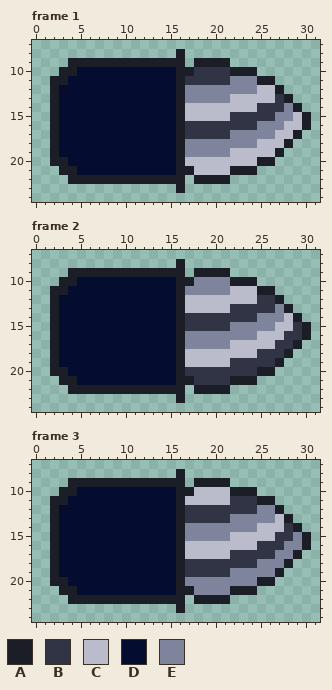
File history of a pixel-art file, Assets/_Project/Art/Aseprite/Drill.aseprite. The picture above is the old version.
32x32 pixels, 3 frames. Shown: frame 1: x 0..31, y 7..24; frame 2: x 0..31, y 7..24; frame 3: x 0..31, y 7..24.
Visible layers, top first: "Body", "Layer 4", "Drillhead".
Palette (. is transparent): A #1c1e27  B #303445  C #babccb  D #040c30  E #7e849c
Pixels before, frame 1, first column x 2:
 8 ..............A..............
 9 ..AAAAAAAAAAAAA.AAAA.........
10 .AADDDDDDDDDDDAABBBBAAA......
11 AADDDDDDDDDDDDABBBBBEEEAA....
12 ADDDDDDDDDDDDDAEEEEEEEECCA...
13 ADDDDDDDDDDDDDAEEEEECCCCCBA..
14 ADDDDDDDDDDDDDACCCCCCCCBBBEA.
15 ADDDDDDDDDDDDDACCCCCBBBBBEECA
16 ADDDDDDDDDDDDDABBBBBBBBEEECCA
17 ADDDDDDDDDDDDDABBBBBEEEEECCA.
18 ADDDDDDDDDDDDDAEEEEEEEECCCA..
19 ADDDDDDDDDDDDDAEEEEECCCCCA...
20 AADDDDDDDDDDDDACCCCCCCCAA....
21 .AADDDDDDDDDDDAACCCCAAA......
22 ..AAAAAAAAAAAAA.AAAA.........
23 ..............A..............
Pixels before, frame 2, first column x 2:
 8 ..............A..............
 9 ..AAAAAAAAAAAAA.AAAA.........
10 .AADDDDDDDDDDDAAEEEEAAA......
11 AADDDDDDDDDDDDAEEEEECCCAA....
12 ADDDDDDDDDDDDDACCCCCCCCBBA...
13 ADDDDDDDDDDDDDACCCCCBBBBBEA..
14 ADDDDDDDDDDDDDABBBBBBBBEEECA.
15 ADDDDDDDDDDDDDABBBBBEEEEECCBA
16 ADDDDDDDDDDDDDAEEEEEEEECCCBBA
17 ADDDDDDDDDDDDDAEEEEECCCCCBBA.
18 ADDDDDDDDDDDDDACCCCCCCCBBBA..
19 ADDDDDDDDDDDDDACCCCCBBBBBA...
20 AADDDDDDDDDDDDABBBBBBBBAA....
21 .AADDDDDDDDDDDAABBBBAAA......
22 ..AAAAAAAAAAAAA.AAAA.........
23 ..............A..............
Pixels before, frame 3, first column x 2:
 8 ..............A..............
 9 ..AAAAAAAAAAAAA.AAAA.........
10 .AADDDDDDDDDDDAACCCCAAA......
11 AADDDDDDDDDDDDACCCCCBBBAA....
12 ADDDDDDDDDDDDDABBBBBBBBEEA...
13 ADDDDDDDDDDDDDABBBBBEEEEECA..
14 ADDDDDDDDDDDDDAEEEEEEEECCCBA.
15 ADDDDDDDDDDDDDAEEEEECCCCCBBEA
16 ADDDDDDDDDDDDDACCCCCCCCBBBEEA
17 ADDDDDDDDDDDDDACCCCCBBBBBEEA.
18 ADDDDDDDDDDDDDABBBBBBBBEEEA..
19 ADDDDDDDDDDDDDABBBBBEEEEEA...
20 AADDDDDDDDDDDDAEEEEEEEEAA....
21 .AADDDDDDDDDDDAAEEEEAAA......
22 ..AAAAAAAAAAAAA.AAAA.........
23 ..............A..............
After the commit:
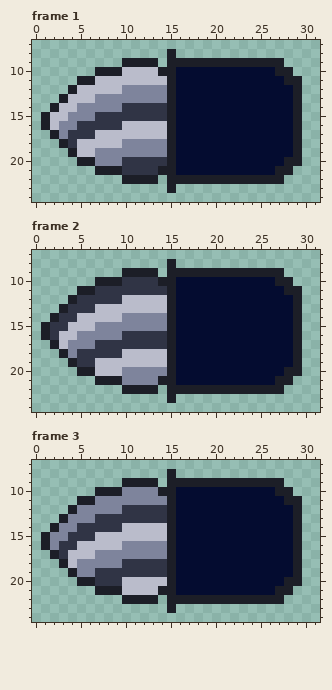
Changes in this commit:
Changed rows in their new state; - is an unchanged pixel.
Frame 1, layers "Body", "Layer 4":
first column x 1:
 8 --------------A.--------------
 9 ---......----.--A----AAAAAA---
10 --....AAACCCCAADDDDDDDDDDDAA--
11 -...AACCCCCCCCADDDDDDDDDDDDAA-
12 -..ACCCCCEEEEEADDDDDDDDDDDDDA-
13 -.ACCCEEEEEEEEADDDDDDDDDDDDDA-
14 --CCEEEEEBBBBBADDDDDDDDDDDDD--
15 ACCEEEBBBBBBBBADDDDDDDDDDDDDA.
16 ACEEBBBBBCCCCCADDDDDDDDDDDDDA.
17 --EBBBCCCCCCCCADDDDDDDDDDDDD--
18 -.ABCCCCCEEEEEADDDDDDDDDDDDDA-
19 -..ACCEEEEEEEEADDDDDDDDDDDDDA-
20 -...AAEEEBBBBBADDDDDDDDDDDDAA-
21 --....AAABBBBAADDDDDDDDDDDAA--
22 ---......----.--A----AAAAAA---
23 --------------A.--------------
Frame 2, layers "Body", "Layer 4":
first column x 1:
 8 --------------A.--------------
 9 ---......----.--A----AAAAAA---
10 --....AAABBBBAADDDDDDDDDDDAA--
11 -...AABBBBBBBBADDDDDDDDDDDDAA-
12 -..ABBBBBCCCCCADDDDDDDDDDDDDA-
13 -.ABBBCCCCCCCCADDDDDDDDDDDDDA-
14 --BBCCCCCEEEEEADDDDDDDDDDDDD--
15 ABBCCCEEEEEEEEADDDDDDDDDDDDDA.
16 ABCCEEEEEBBBBBADDDDDDDDDDDDDA.
17 --CEEEBBBBBBBBADDDDDDDDDDDDD--
18 -.AEBBBBBCCCCCADDDDDDDDDDDDDA-
19 -..ABBCCCCCCCCADDDDDDDDDDDDDA-
20 -...AACCCEEEEEADDDDDDDDDDDDAA-
21 --....AAAEEEEAADDDDDDDDDDDAA--
22 ---......----.--A----AAAAAA---
23 --------------A.--------------
Frame 3, layers "Body", "Layer 4":
first column x 1:
 8 --------------A.--------------
 9 ---......----.--A----AAAAAA---
10 --....AAAEEEEAADDDDDDDDDDDAA--
11 -...AAEEEEEEEEADDDDDDDDDDDDAA-
12 -..AEEEEEBBBBBADDDDDDDDDDDDDA-
13 -.AEEEBBBBBBBBADDDDDDDDDDDDDA-
14 --EEBBBBBCCCCCADDDDDDDDDDDDD--
15 AEEBBBCCCCCCCCADDDDDDDDDDDDDA.
16 AEBBCCCCCEEEEEADDDDDDDDDDDDDA.
17 --BCCCEEEEEEEEADDDDDDDDDDDDD--
18 -.ACEEEEEBBBBBADDDDDDDDDDDDDA-
19 -..AEEBBBBBBBBADDDDDDDDDDDDDA-
20 -...AABBBCCCCCADDDDDDDDDDDDAA-
21 --....AAACCCCAADDDDDDDDDDDAA--
22 ---......----.--A----AAAAAA---
23 --------------A.--------------
